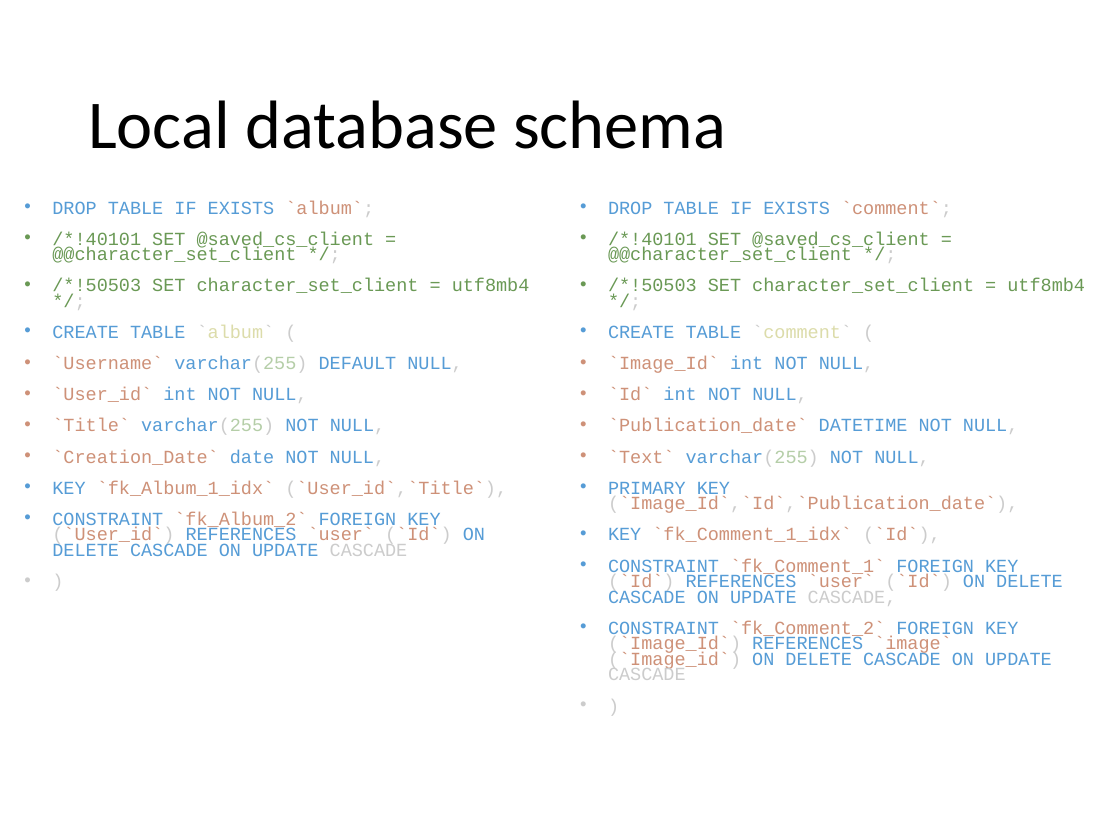
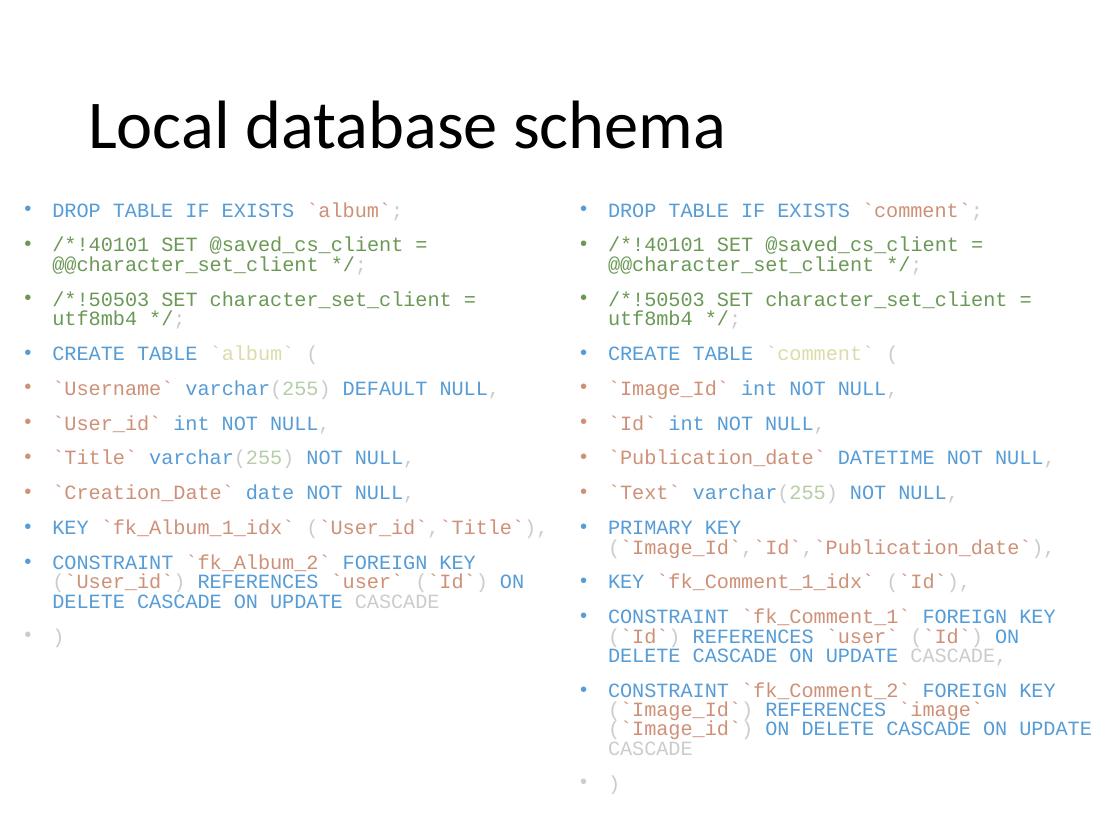
Before and after one commit to vittpall/ProgettoTIW, a slide deck: slide 5 of assets/progettazioneTiw.pptx (slide 3 before the commit). Drawn at 1120x840 pixels with LibreOffice and Linux fonts; fonts in the diff are those of the drawing. Boxes give left, top, right and bottom in pixels: in the first picture for what was removed or moved away, otherwise in the second. Text is boxed around its words. In the diff, an @@ line names an element or a change of style, - is before the commit and + after.

Commit message:
powerpoint

```diff
--- a/assets/progettazioneTiw.pptx
+++ b/assets/progettazioneTiw.pptx
@@ text "DROP TABLE IF EXISTS `album`;" at (52,202,548,608): size 11.9 to 12.9 pt; line spacing 0.7 to 0.8 @@
@@ text "DROP TABLE IF EXISTS `comment`;" at (608,202,1092,755): size 11.9 to 12.9 pt; line spacing 0.7 to 0.8 @@
```
Also in this commit, not shown: 1 other slide changed, 2 slides added.
